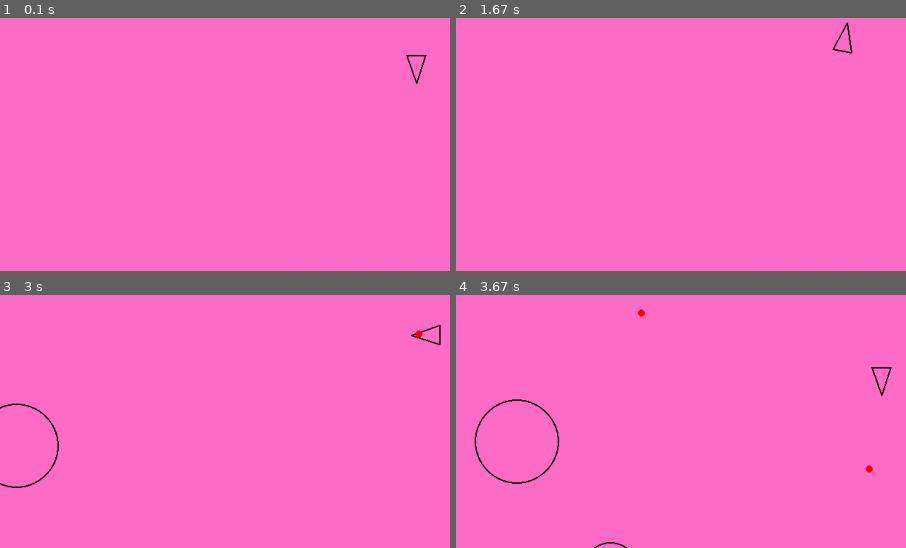
Above: before the commit, frames 1-4 (two rows, left to right).
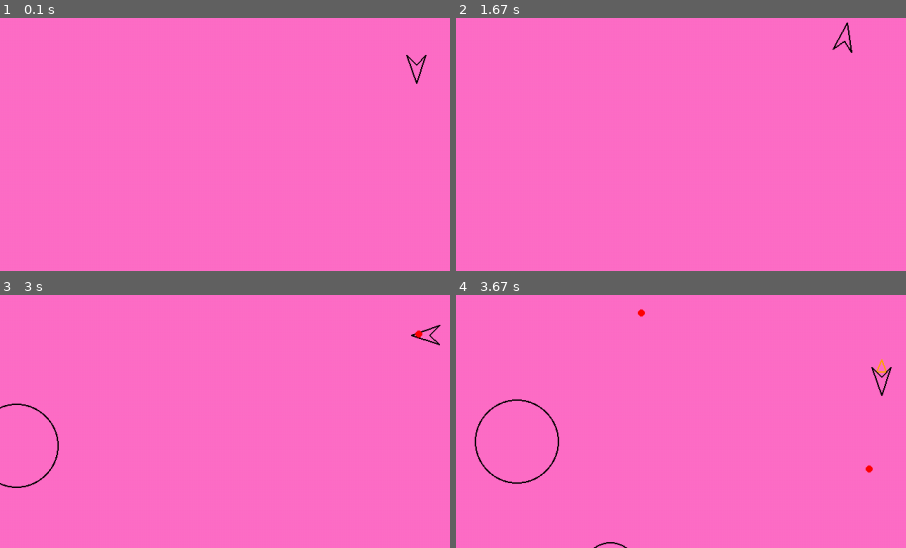
Above: after the commit, the same moments.

Repository: ty-dawkins/pygame-asteroids
Game: pygame game, started from main.py
The game is run twice, just before and just after one commit, with the same random seed, the same clock (stepped at 60 frames per second) and the same inputs.
Inputs:
- Up to frame 1 (0.1 s): no input
- Up to frame 2 (1.67 s): tap Space at 0.33, 0.73, 1.03, 1.23, 1.57 s; hold D 0.67-1.13 s; hold W 1.17-1.47 s; hold D from 1.5 s (still down)
- Up to frame 3 (3 s): tap Space at 1.87, 2.07, 2.37, 2.63, 2.97 s; release D at 1.97 s; hold A 2-2.53 s; hold S 2.57-2.87 s; hold A from 2.9 s (still down)
- Up to frame 4 (3.67 s): tap Space at 3.27, 3.4 s; release A at 3.3 s; hold W from 3.33 s (still down)
The pictures show only the part of the screen within x 4-54%, y 40-90%; the shares and areas given below are measured in that part.

The runs differ from the first frame. In frame 1, less than 0.1% of the frame differs, in the area x 90-95%, y 14-19%; in frame 2, less than 0.1%; in frame 3, less than 0.1%; in frame 4, 0.1%, in the area x 92-97%, y 25-33%.

Commit message:
Add thruster and change to 4 point ship

Diff:
--- a/player.py
+++ b/player.py
@@ -1,5 +1,6 @@
 
 from ast import Call
+import random
 import pygame
 from circleshape import CircleShape
 from constants import PLAYER_RADIUS, LINE_WIDTH, PLAYER_TURN_SPEED, PLAYER_SPEED, PLAYER_SHOOT_SPEED, PLAYER_SHOOT_COOLDOWN_SECONDS
@@ -12,6 +13,7 @@
         super().__init__(x, y, PLAYER_RADIUS)
         self.rotation = 0
         self.shoot_cooldown_timer = 0
+        self.thrusting = False
 
 
         # in the Player class
@@ -19,12 +21,22 @@
     def triangle(self):
         forward = pygame.Vector2(0, 1).rotate(self.rotation)
         right = pygame.Vector2(0, 1).rotate(self.rotation + 90) * self.radius / 1.5
-        a = self.position + forward * self.radius
-        b = self.position - forward * self.radius - right
-        c = self.position - forward * self.radius + right
-        return [a, b, c]
+        a = self.position + forward * self.radius           # nose
+        b = self.position - forward * self.radius - right  # left wing
+        c = self.position - forward * self.radius * 0.3    # rear notch (concave)
+        d = self.position - forward * self.radius + right  # right wing
+        return [a, b, c, d]
+
+    def thruster_points(self):
+        forward = pygame.Vector2(0, 1).rotate(self.rotation)
+        right = pygame.Vector2(0, 1).rotate(self.rotation + 90) * self.radius / 3
+        base = self.position - forward * self.radius * 0.7
+        tip = self.position - forward * self.radius * (1.4 + random.random() * 0.6)
+        return [base - right, tip, base + right]
 
     def draw(self, screen):
+        if self.thrusting:
+            pygame.draw.polygon(screen, "orange", self.thruster_points(), LINE_WIDTH)
         pygame.draw.polygon(screen, "black", self.triangle(), LINE_WIDTH)
 
     def rotate(self, dt):
@@ -38,6 +50,7 @@
             self.rotate(-dt)
         if keys[pygame.K_d]:
             self.rotate(dt)
+        self.thrusting = bool(keys[pygame.K_w])
         if keys[pygame.K_w]:
             self.move(dt)
         if keys[pygame.K_s]:
